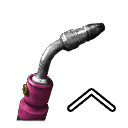
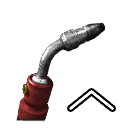
Before/after of a 128 x 128 layered artwork. What changed in the layer stack:
painted on "Vložená vrstva #1" over [18, 71, 53, 121]
